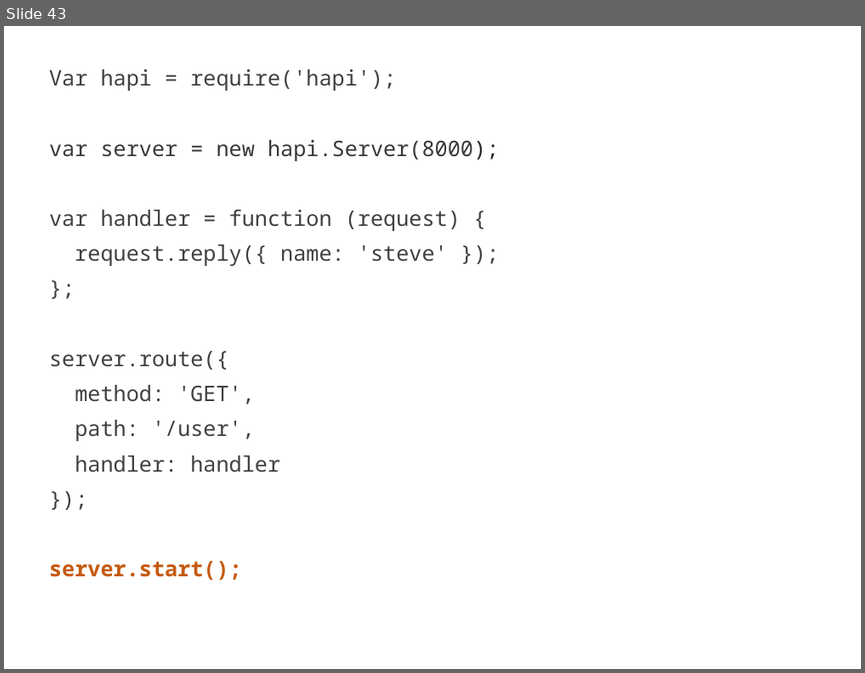
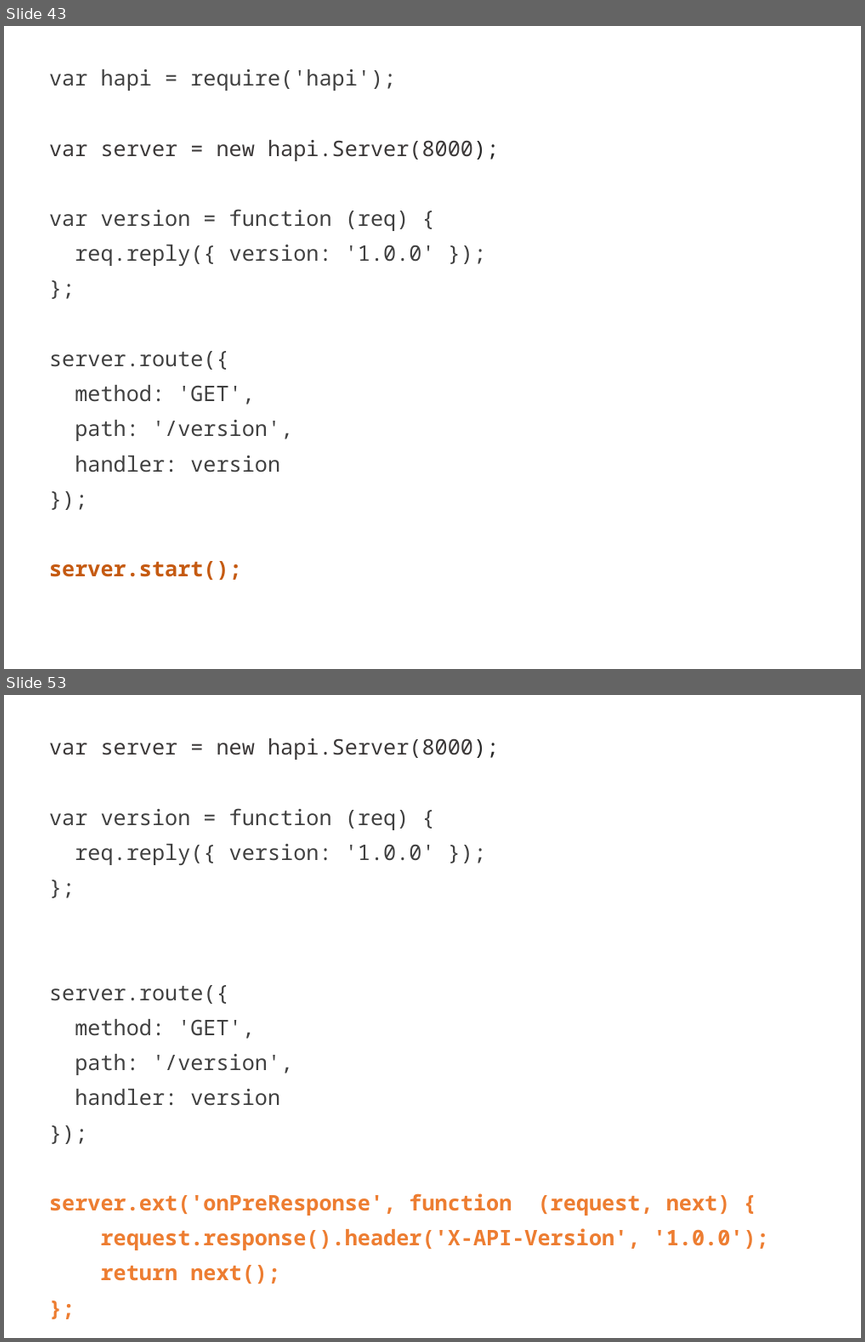
Before and after one commit to mikeal/nodeconf2013, a slide deck: slides/services/services.pptx. Shown one above the other, each under a label of ours: slide 43 before the commit, slides 43 and 53 after it; the slides between them are not shown. The pictures are 865x673 and 865x1342 pixels, drawn with LibreOffice and Linux fonts; fonts in the diff are those of the drawing. Boxes give left, top, right and bottom in pixels: in the first picture for what was removed or moved away, otherwise in the second. Text is boxed around its words. In the diff, an @@ line names an element or a change of style, - is before the commit and + after.

Commit message:
Add hapi section

```diff
--- a/slides/services/services.pptx
+++ b/slides/services/services.pptx
@@ slide 53 added at [4, 695, 861, 1338], background #FFFFFF @@
@@ subtitle added at [49, 738, 769, 1283], 18 pt, text #404040 @@
+var server = new hapi.Server(8000);
+var version = function (req) {
+req.reply({ version: '1.0.0' });
+};
+server.route({
+method: 'GET',
+path: '/version',
+handler: version
+});
+server.ext('onPreResponse', function (request, next) {
+request.response().header('X-API-Version', '1.0.0');
+return next();
+};
@@ slide 43 changed as well @@
@@ subtitle at [49, 69, 396, 91]: text changed @@
-Var hapi = require('hapi');
+var hapi = require('hapi');
@@ subtitle at [49, 209, 435, 266]: text changed @@
-var handler = function (request) {
-request.reply({ name: 'steve' });
+var version = function (req) {
+req.reply({ version: '1.0.0' });
@@ subtitle at [75, 420, 293, 472]: text changed @@
-path: '/user',
-handler: handler
+path: '/version',
+handler: version
```
Also in this commit, not shown: 16 other slides changed, 16 other slides added.
